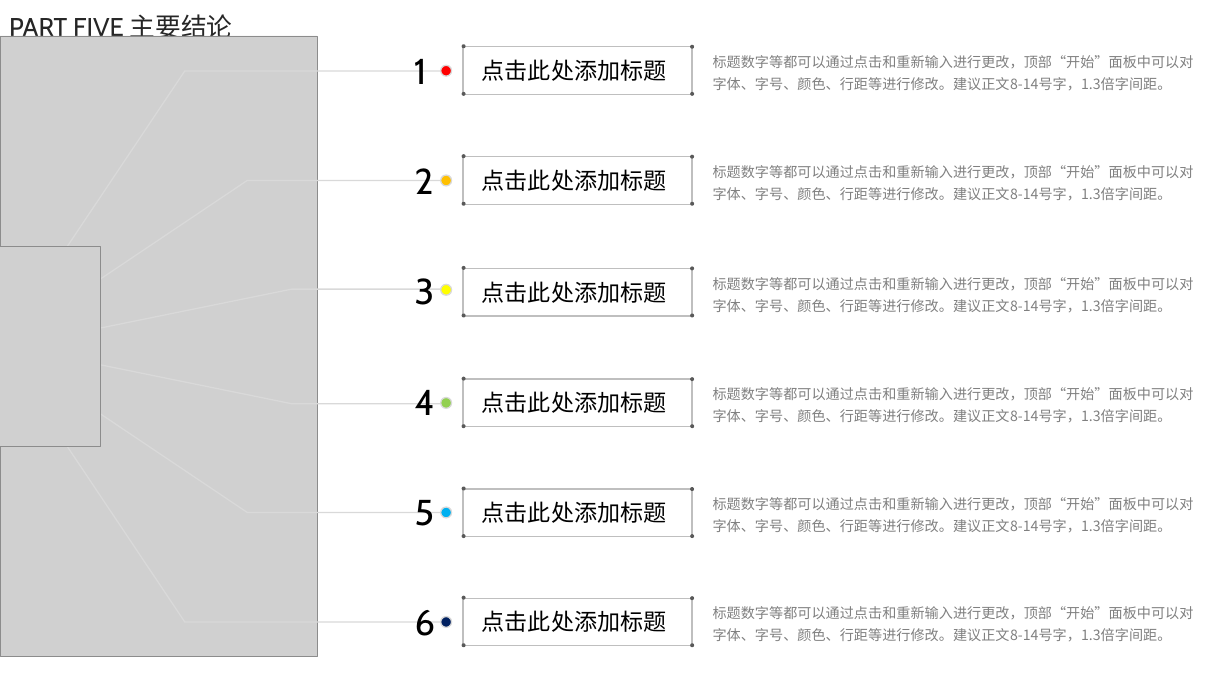
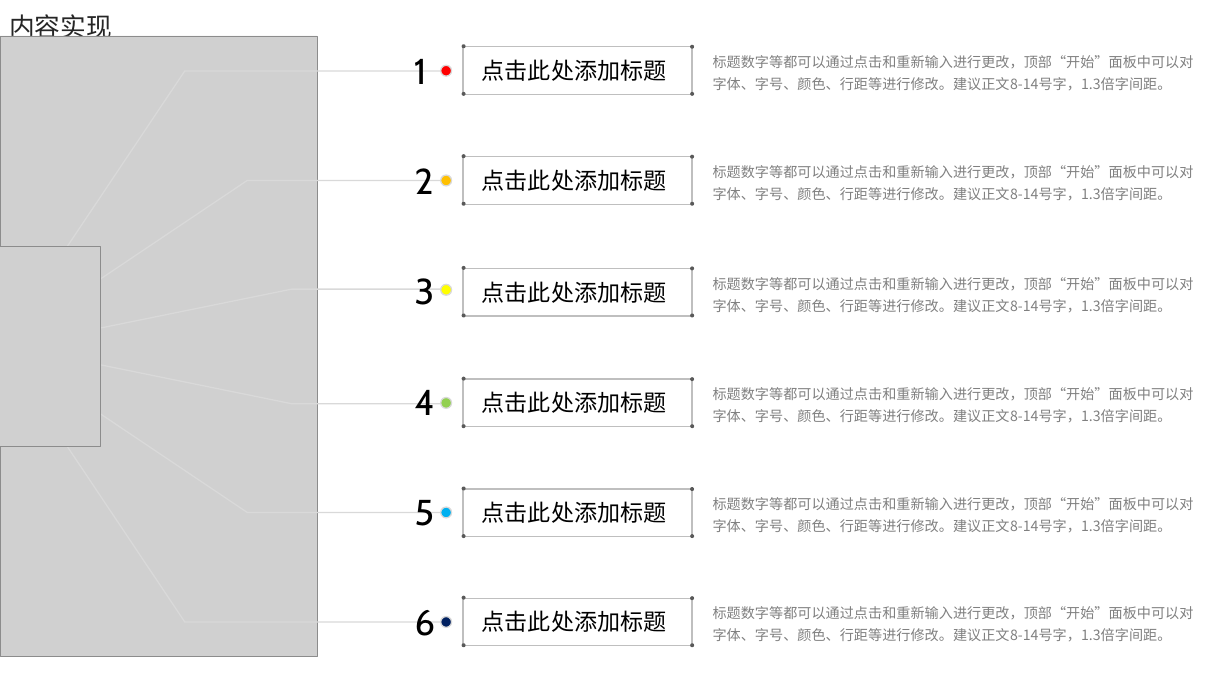
Before and after one commit to electronic-shopping-mall/liuyue, a slide deck: slide 18 of 答辩PPT.pptx. Drawn at 1232x693 pixels with LibreOffice and Linux fonts; fonts in the diff are those of the drawing; grey boxes stand for pictures. Boxes give left, top, right and bottom in pixels: in the first picture for what was removed or moved away, otherwise in the second. Text is boxed around its words. In the diff, an @@ line names an element or a change of style, - is before the commit and + after.

```diff
--- a/答辩PPT.pptx
+++ b/答辩PPT.pptx
@@ text at bbox=[9, 14, 112, 37]: text changed @@
-PART FIVE 主要结论
+内容实现
```
Also in this commit, not shown: 17 other slides changed, 1 slide added, 1 slide removed.
